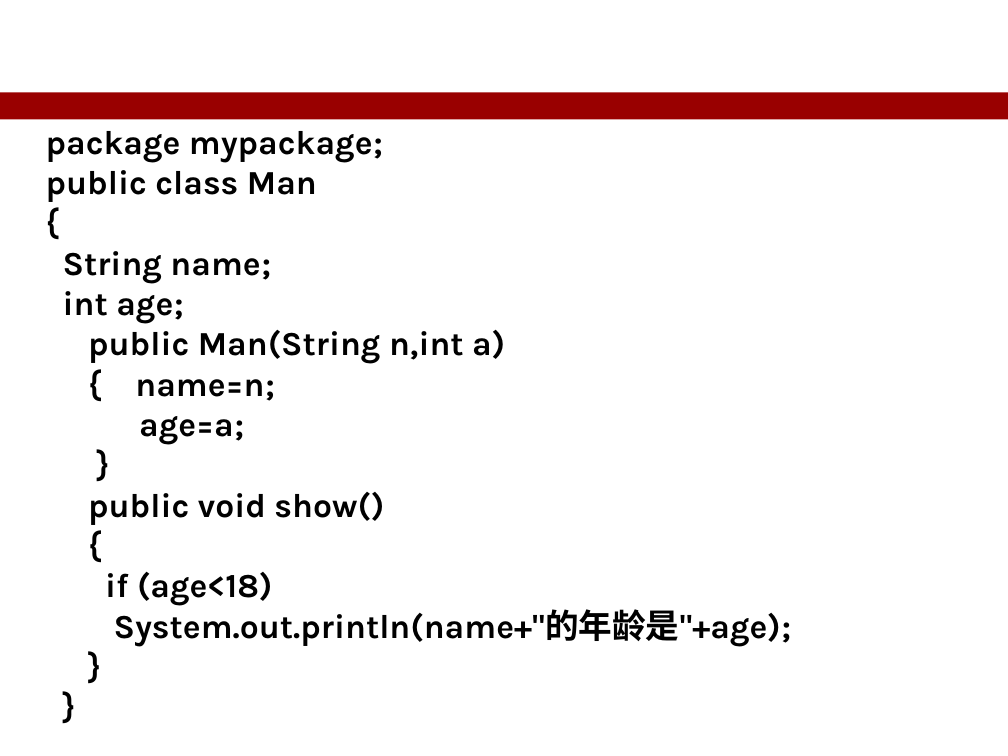
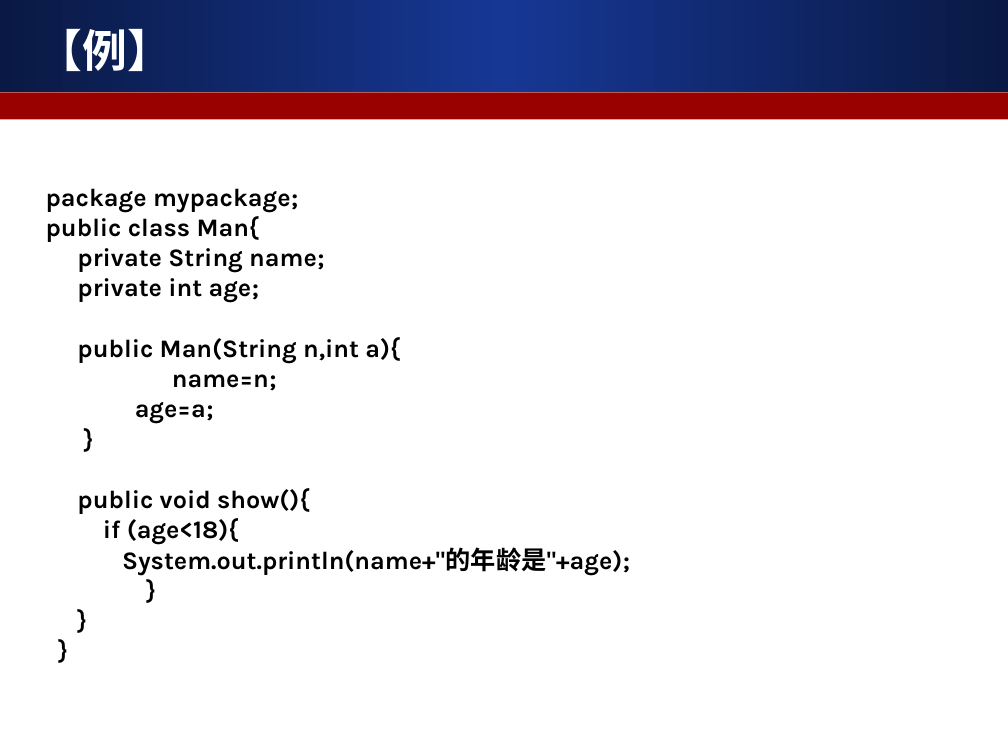
Before and after one commit to ALiberInc/Training, a slide deck: slide 23 of Java/第五章_Java语言的包.ppt (slide 26 before the commit). Drawn at 1008x756 pixels with LibreOffice and Linux fonts; fonts in the diff are those of the drawing. Boxes give left, top, right and bottom in pixels: in the first picture for what was removed or moved away, otherwise in the second. Text is boxed around its words. In the diff, an @@ line names an element or a change of style, - is before the commit and + after.

```diff
--- a/Java/第五章_Java语言的包.ppt
+++ b/Java/第五章_Java语言的包.ppt
@@ rectangle added at <box>0,0,1008,92</box>, fill gradient #0A1944 to #163794 @@
@@ title added at <box>38,29,172,71</box>, 32 pt, text #FFFFFF, bold @@
+【例】
@@ text at <box>46,188,630,575</box>: paragraph added @@
+}
@@ text "package mypackage;": place and size @@
-text "package mypackage;" at <box>46,131,792,646</box>
+text "package mypackage;" at <box>46,188,630,575</box>
@@ text at <box>46,188,630,575</box>: size 24 to 18 pt in "package mypackage;", "age=a;", "}", "System.out.println(name+"的年龄是"+age);" and 2 more places @@
@@ text at <box>46,216,400,391</box>: text changed; size 24 to 18 pt @@
-public class Man
-{
-String name;
-int age;
-public Man(String n,int a)
-{ name=n;
+public class Man{
+private String name;
+private int age;
+public Man(String n,int a){
+name=n;
@@ text at <box>77,488,309,545</box>: text changed; size 24 to 18 pt @@
-public void show()
-{
-if (age<18)
+public void show(){
+if (age<18){
```
Also in this commit, not shown: 23 other slides changed, 3 slides removed.
